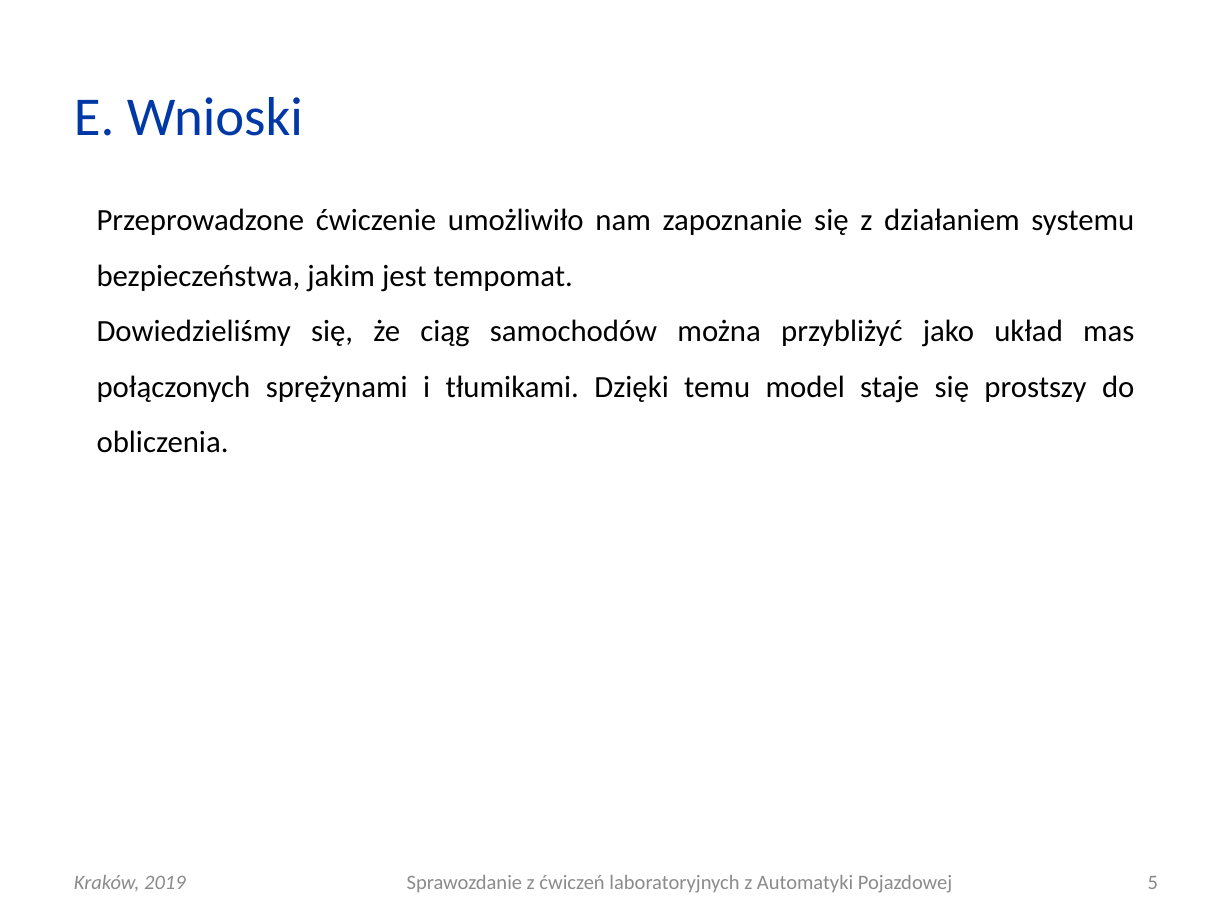
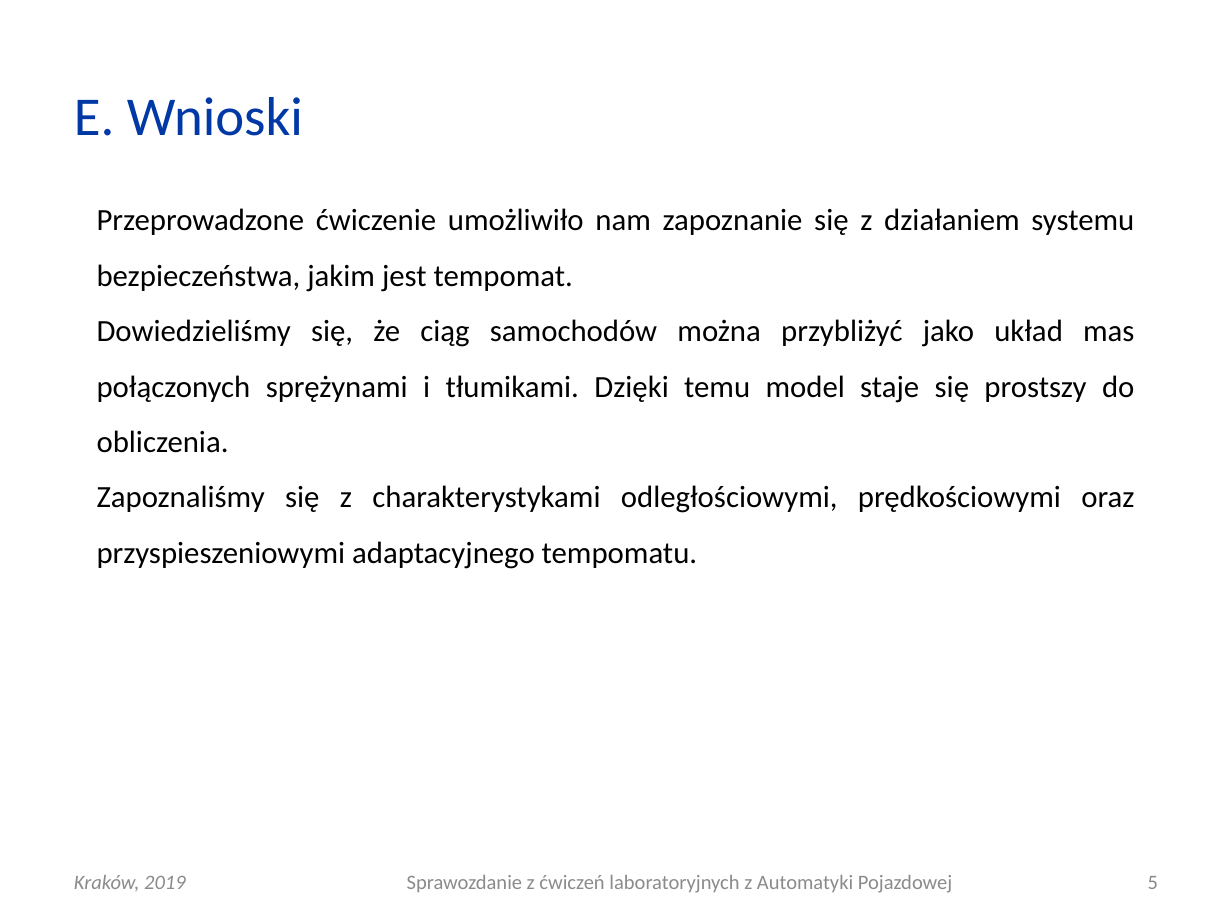
Before and after one commit to Katarzyna-W/AP, a slide deck: slide 5 of Lab13_systemybezpieczenstwa/AP_L13_20190505_0800_G01.pptx. Drawn at 1232x924 pixels with LibreOffice and Linux fonts; fonts in the diff are those of the drawing. Boxes give left, top, right and bottom in pixels: in the first picture for what was removed or moved away, otherwise in the second. Text is boxed around its words. In the diff, an @@ line names an element or a change of style, - is before the commit and + after.

Commit message:
Jedno zdanie w wnioskach więcej do pdf chyba

```diff
--- a/Lab13_systemybezpieczenstwa/AP_L13_20190505_0800_G01.pptx
+++ b/Lab13_systemybezpieczenstwa/AP_L13_20190505_0800_G01.pptx
@@ text at (x1=97, y1=485, x2=1134, y2=569): paragraph added @@
+Zapoznaliśmy się z charakterystykami odległościowymi, prędkościowymi oraz przyspieszeniowymi adaptacyjnego tempomatu.
```
